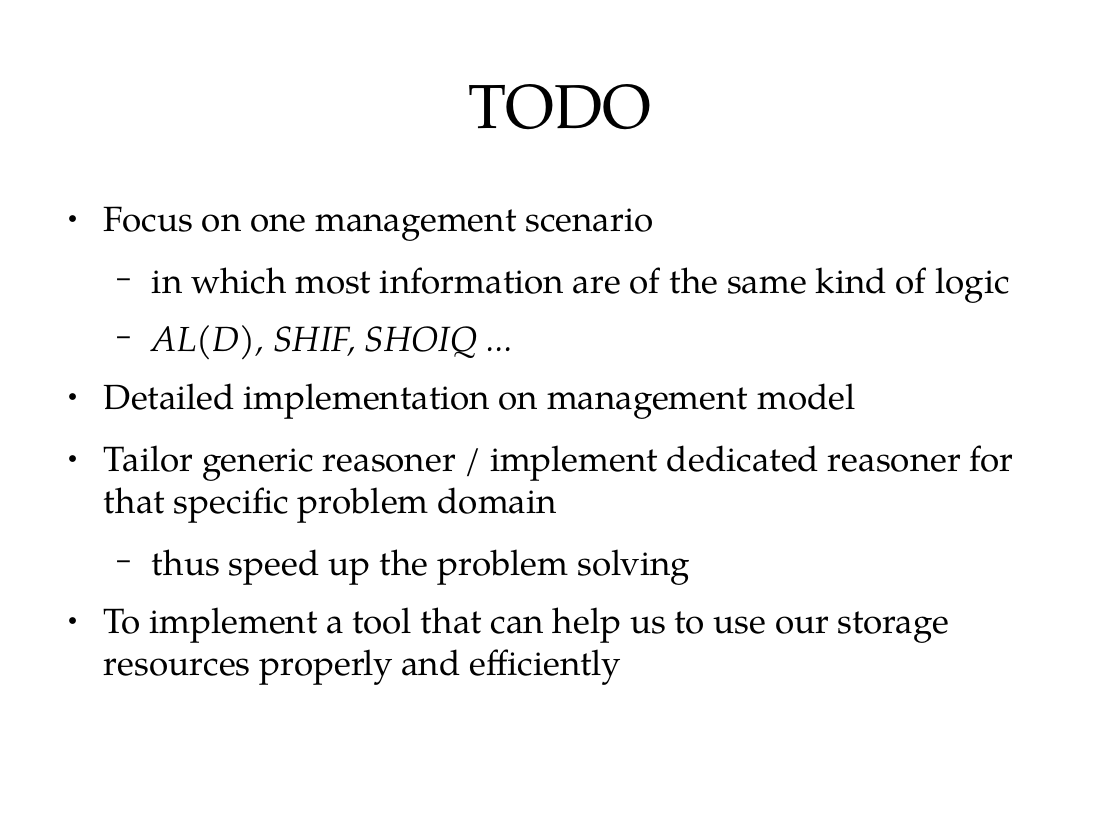
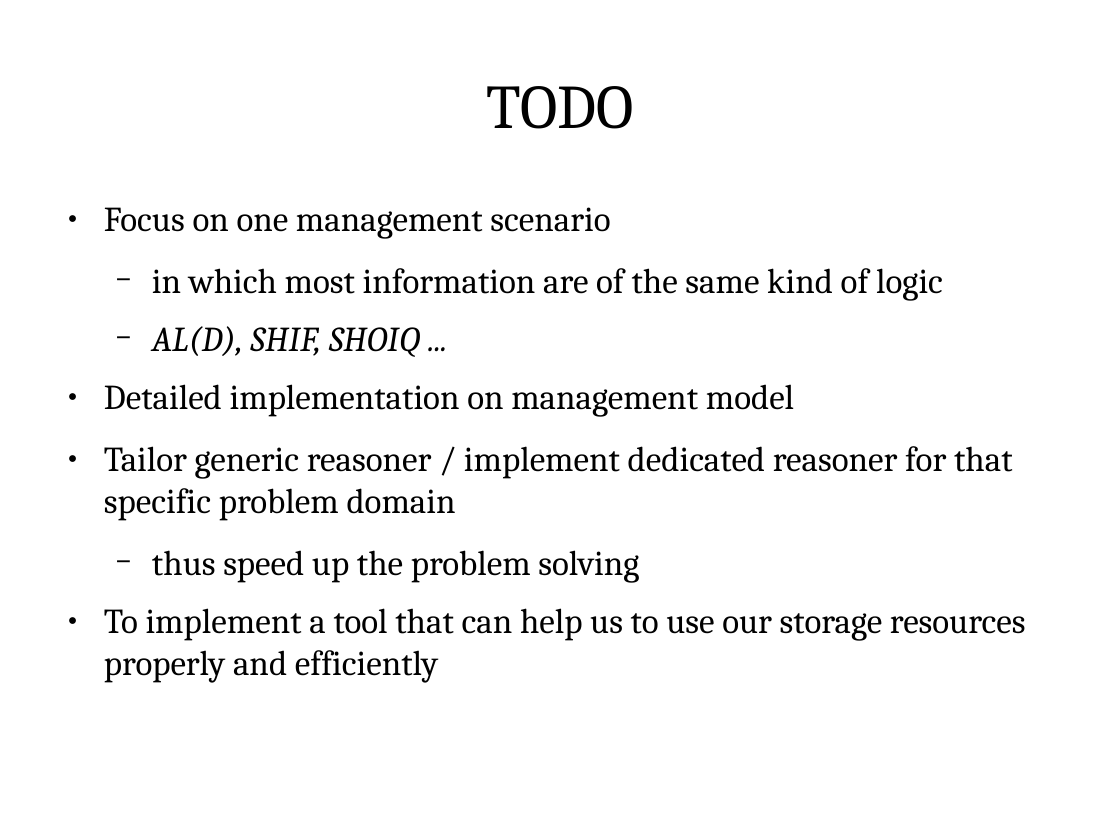
Before and after one commit to ShiZhan/fs-crawler, a slide deck: slide 12 of doc/oam.odp. Drawn at 1120x840 pixels with LibreOffice and Linux fonts; fonts in the diff are those of the drawing. Boxes give left, top, right and bottom in pixels: in the first picture for what was removed or moved away, otherwise in the second. Text is boxed around its words. In the diff, an @@ line names an element or a change of style, - is before the commit and + after.

```diff
--- a/doc/oam.odp
+++ b/doc/oam.odp
@@ title "TODO" at [486, 86, 633, 129]: font TeX Gyre Pagella to Cambria @@
@@ text "Focus on one management scenario" at [104, 207, 1026, 683]: font TeX Gyre Pagella to Cambria @@
```
Also in this commit, not shown: 11 other slides changed, 1 other file.
